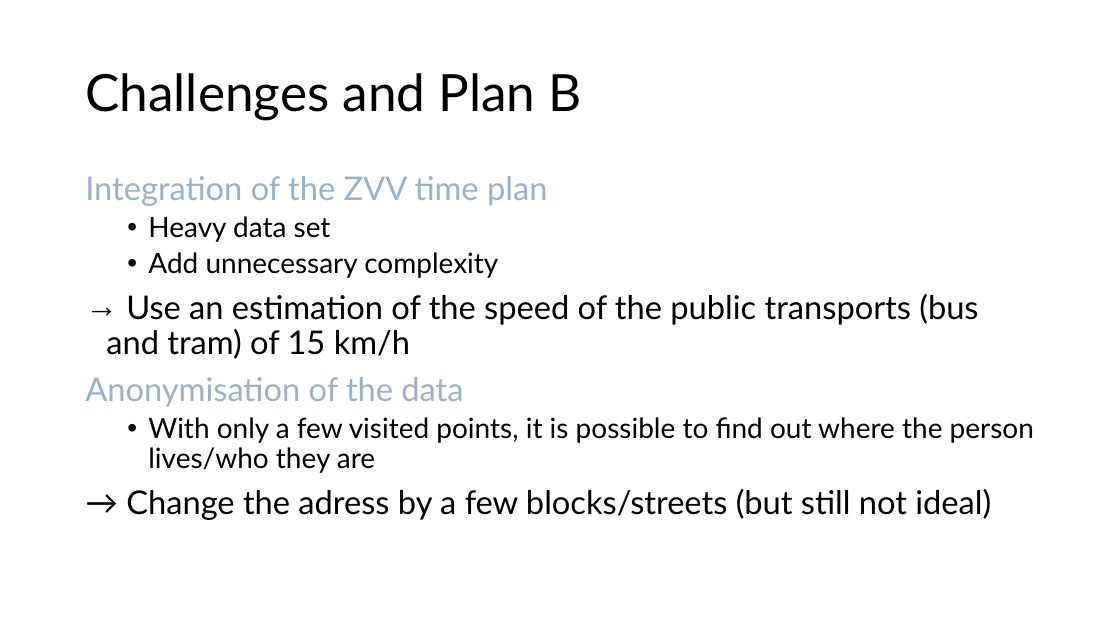
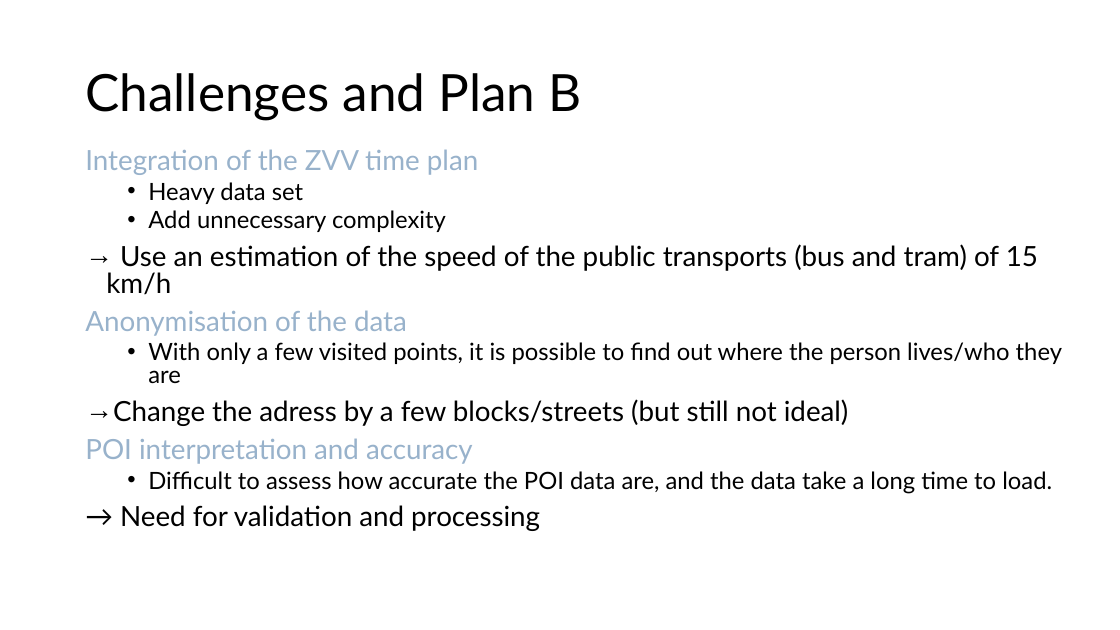
Before and after one commit to nono2001geek/Semester_Project_Lucie_No-mie, a slide deck: slide 10 of The 15-Minute City in Practice.pptx. Drawn at 1120x630 pixels with LibreOffice and Linux fonts; fonts in the diff are those of the drawing. Boxes give left, top, right and bottom in pixels: in the first picture for what was removed or moved away, otherwise in the second. Text is boxed around its words. In the diff, an @@ line names an element or a change of style, - is before the commit and + after.

Commit message:
last changes ppt

```diff
--- a/The 15-Minute City in Practice.pptx
+++ b/The 15-Minute City in Practice.pptx
@@ text "Integration of the ZVV time ...": place and size @@
-text "Integration of the ZVV time ..." at <box>85,176,1034,520</box>
+text "Integration of the ZVV time ..." at <box>85,149,1062,531</box>
@@ text at <box>85,149,1062,383</box>: size 28 to 23.8 pt in "Integration of the ZVV time plan", "Use an estimation of the speed of ...", "Anonymisation of the data"; size 24 to 20.4 pt in "Heavy data set", "Add unnecessary complexity", "With only a few visited points, it ..."; line spacing 0.9 to 0.8 @@
@@ text at <box>85,399,1052,531</box>: text changed; size 28 to 23.8 pt @@
-→ Change the adress by a few blocks/streets (but still not ideal)
+→ Change the adress by a few blocks/streets (but still not ideal)
+POI interpretation and accuracy
+  • Difficult to assess how accurate the POI data are, and the data take a long time to load.
+→ Need for validation and processing
```
